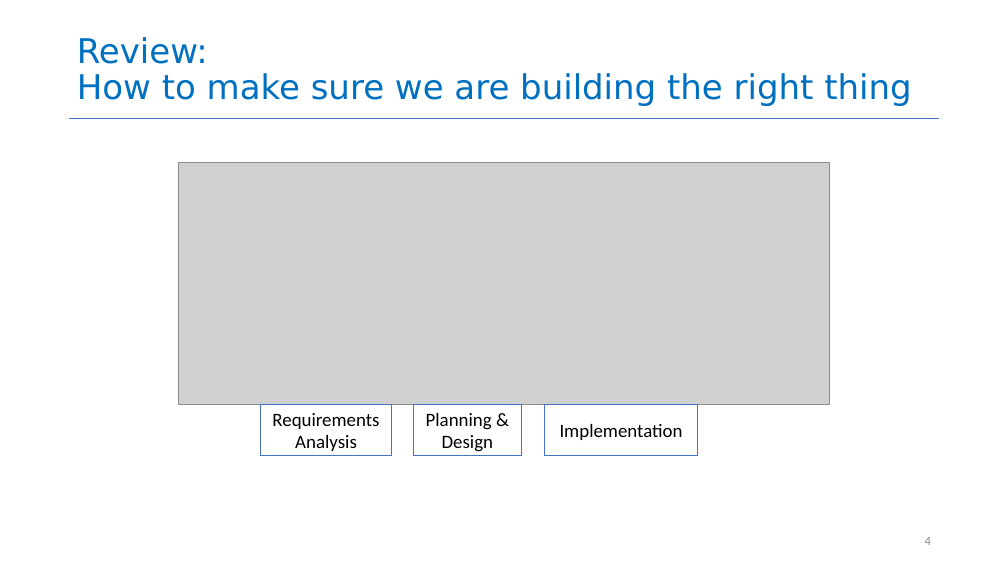
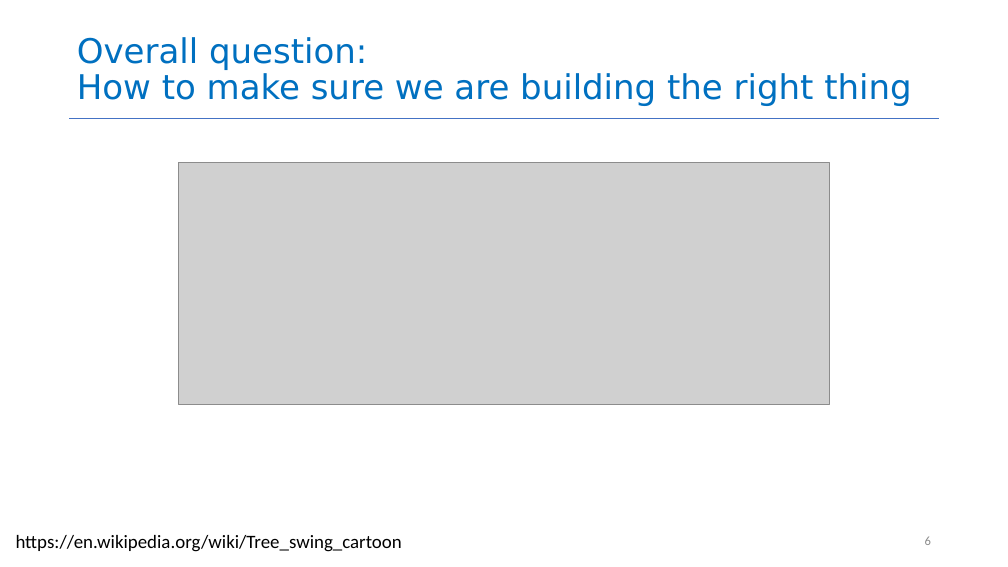
Before and after one commit to neu-se/CS4530-Spring-2026, a slide deck: slide 6 of Slides/Module 02 From Requirements to Code.pptx (slide 4 before the commit). Drawn at 1008x567 pixels with LibreOffice and Linux fonts; fonts in the diff are those of the drawing; grey boxes stand for pictures. Boxes give left, top, right and bottom in pixels: in the first picture for what was removed or moved away, otherwise in the second. Text is boxed around its words. In the diff, an @@ line names an element or a change of style, - is before the commit and + after.

```diff
--- a/Slides/Module 02 From Requirements to Code.pptx
+++ b/Slides/Module 02 From Requirements to Code.pptx
@@ title at (x1=77, y1=37, x2=911, y2=106): text changed @@
-Review:
-How to make sure we are building the right thing
+Overall question:
+How to make sure we are building the right thing
@@ rectangle removed at (x1=260, y1=405, x2=392, y2=456) @@
-Requirements Analysis
@@ rectangle removed at (x1=414, y1=405, x2=522, y2=456) @@
-Planning & Design
@@ rectangle removed at (x1=545, y1=405, x2=698, y2=456) @@
-Implementation
@@ text added at (x1=16, y1=535, x2=402, y2=552), 18 pt, text #000000 @@
+https://en.wikipedia.org/wiki/Tree_swing_cartoon
@@ page number at (x1=925, y1=536, x2=931, y2=545): text changed @@
-4
+6
```
Also in this commit, not shown: 11 other slides changed, 19 slides added, 15 slides removed, 1 other file.
